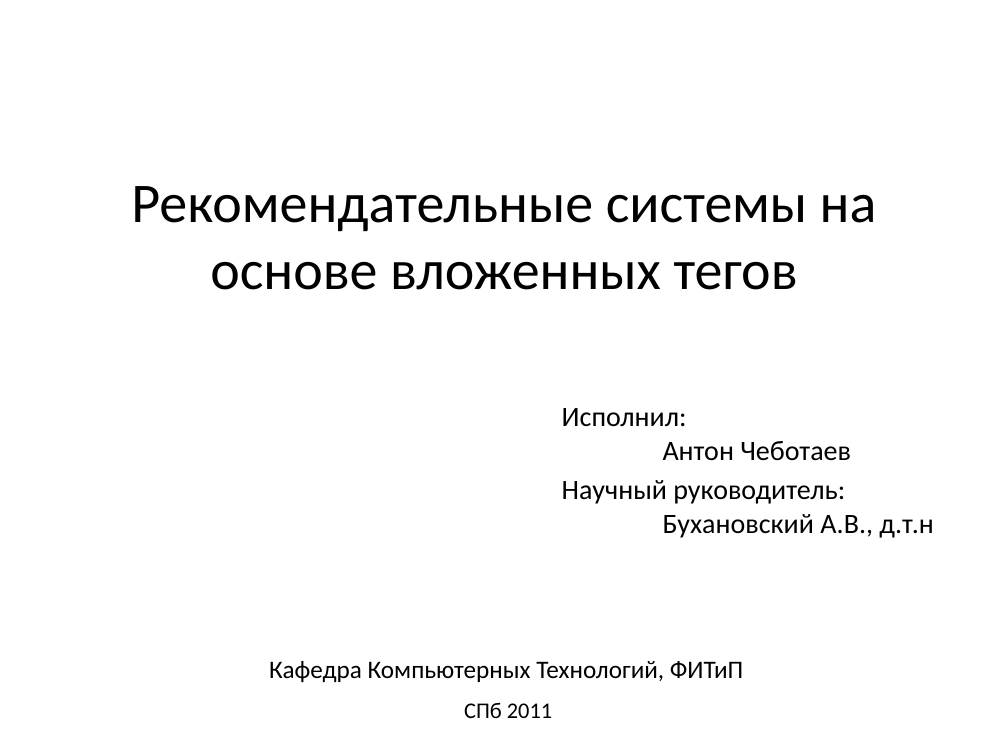
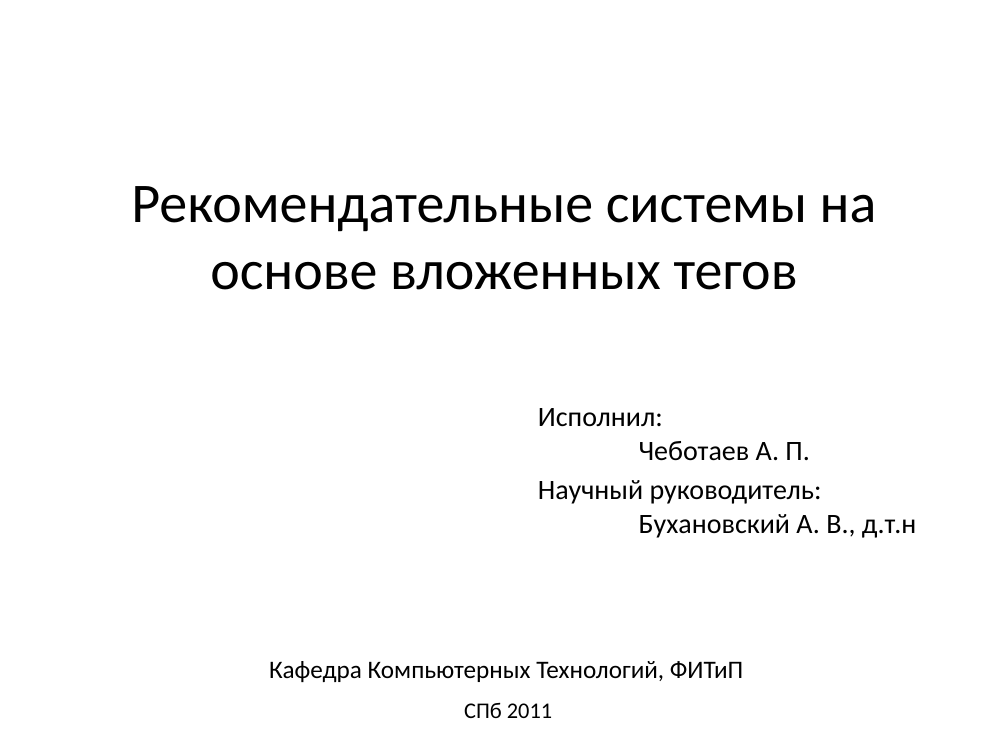
Before and after one commit to Otann/diploma, a slide deck: slide 1 of slides.pptx. Drawn at 1008x756 pixels with LibreOffice and Linux fonts; fonts in the diff are those of the drawing. Boxes give left, top, right and bottom in pixels: in the first picture for what was removed or moved away, otherwise in the second. Text is boxed around its words. In the diff, an @@ line names an element or a change of style, - is before the commit and + after.

```diff
--- a/slides.pptx
+++ b/slides.pptx
@@ subtitle at bbox=[538, 408, 916, 538]: text changed @@
-Исполнил:
-Антон Чеботаев
-Научный руководитель:
-Бухановский А.В., д.т.н
+Исполнил:
+Чеботаев А. П.
+Научный руководитель:
+Бухановский А. В., д.т.н
```
Also in this commit, not shown: 3 other slides changed.
